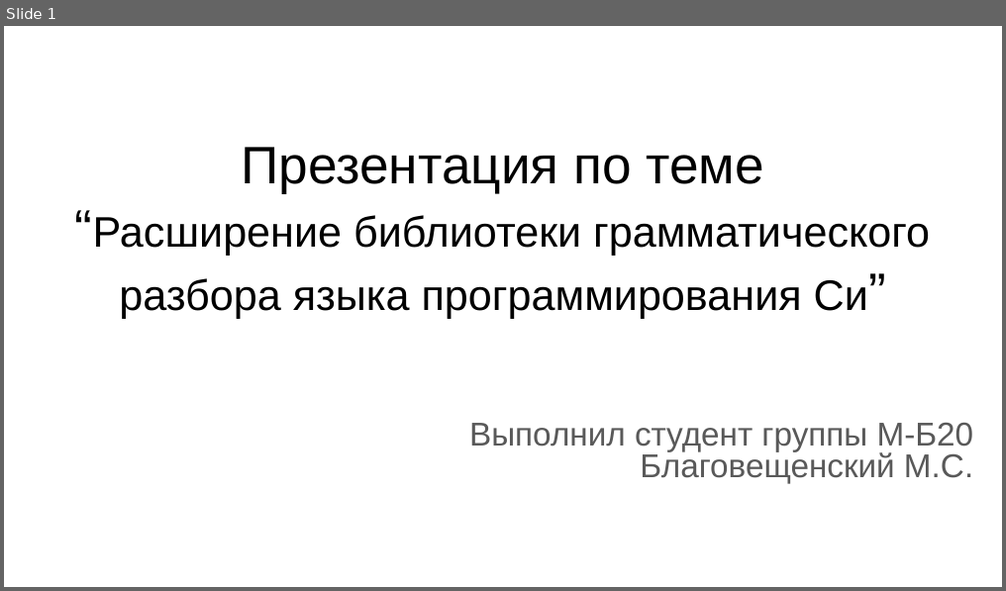
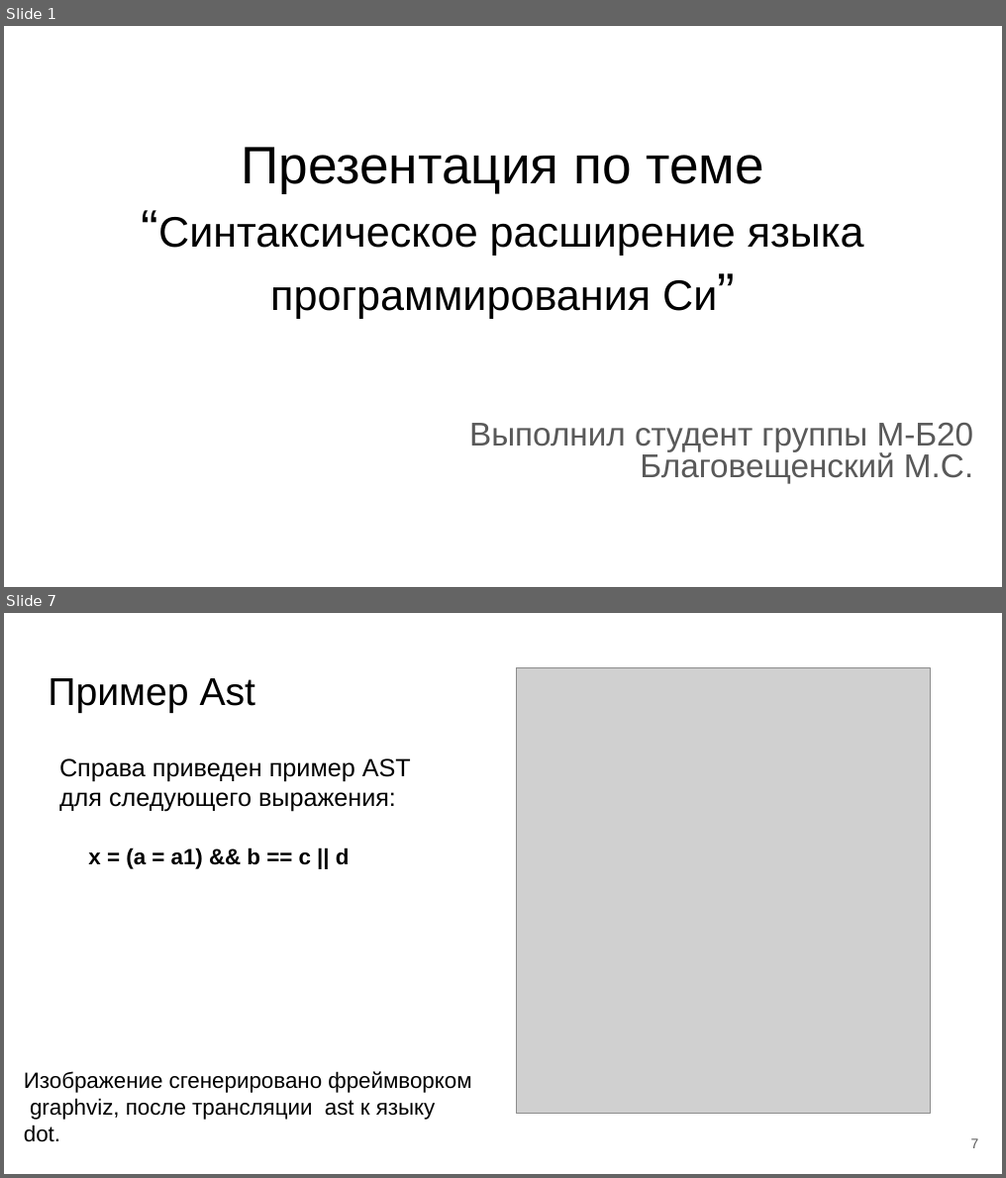
Before and after one commit to m-blg/bach-vkr, a slide deck: extra/Презентация по теме “Грамматический разбор языка Си”.odp. Shown one above the other, each under a label of ours: slide 1 before the commit, slides 1 and 7 after it; the slides between them are not shown. The pictures are 1006x591 and 1006x1178 pixels, drawn with LibreOffice and Linux fonts; fonts in the diff are those of the drawing; grey boxes stand for pictures. Boxes give left, top, right and bottom in pixels: in the first picture for what was removed or moved away, otherwise in the second. Text is boxed around its words. In the diff, an @@ line names an element or a change of style, - is before the commit and + after.

```diff
--- a/extra/Презентация по теме “Грамматический разбор языка Си”.odp
+++ b/extra/Презентация по теме “Грамматический разбор языка Си”.odp
@@ slide 7 added at (4,613,1002,1174), background #FFFFFF @@
@@ picture added at (516,667,930,1113) @@
@@ title added at (48,678,256,713), 28 pt, text #000000 @@
+Пример Ast
@@ text added at (59,759,411,812), 18 pt, text #000000 @@
+Справа приведен пример AST
+для следующего выражения:
@@ text added at (88,848,350,869), 16 pt, text #000000, bold @@
+x = (a = a1) && b == c || d
@@ text added at (24,1071,471,1143), 16 pt, text #000000 @@
+Изображение сгенерировано фреймворком graphviz, после трансляции ast к языку dot.
@@ page number added at (971,1139,979,1149), 10 pt, text #595959 @@
+7
@@ slide 1 changed as well @@
@@ title at (158,147,864,319): text changed @@
-Презентация по теме
-“Расширение библиотеки грамматического разбора языка программирования Си”
+Презентация по теме
+“Синтаксическое расширение языка программирования Си”
```
Also in this commit, not shown: 1 other slide changed, 10 other slides added, 10 slides removed, 37 other files.
